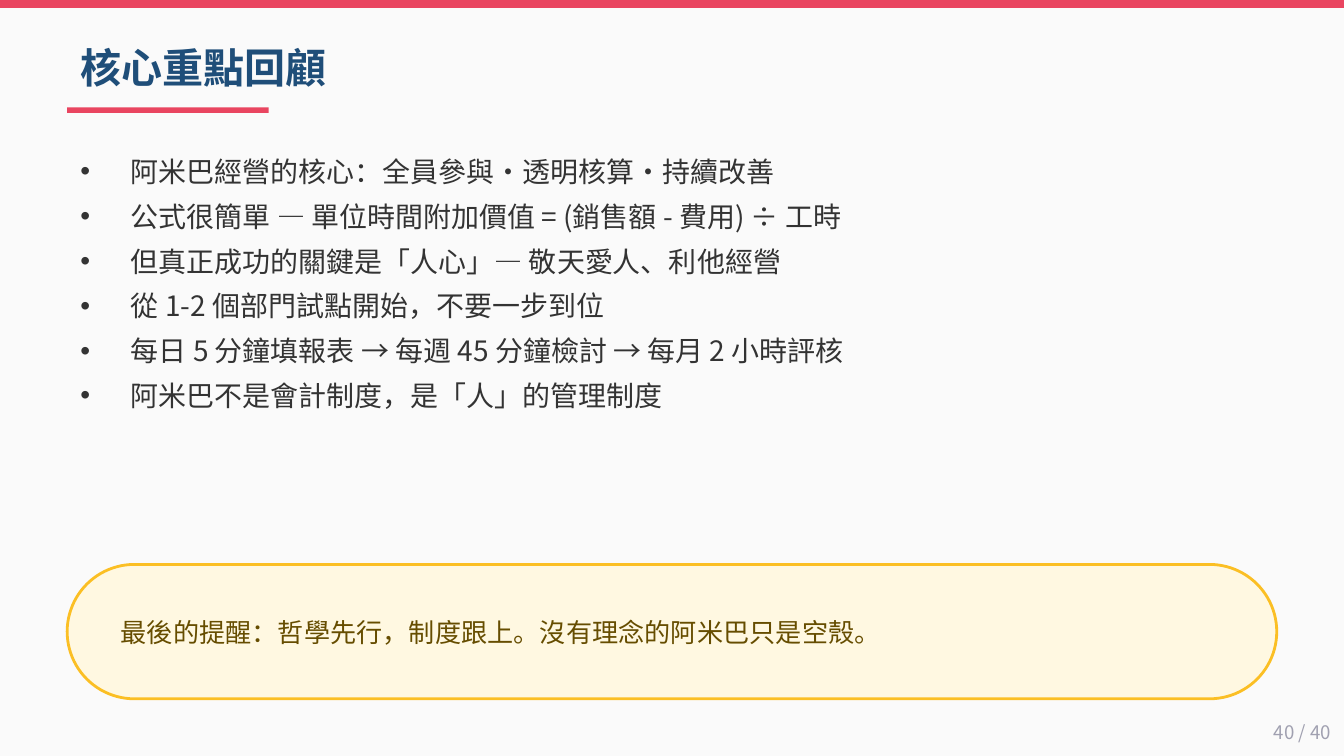
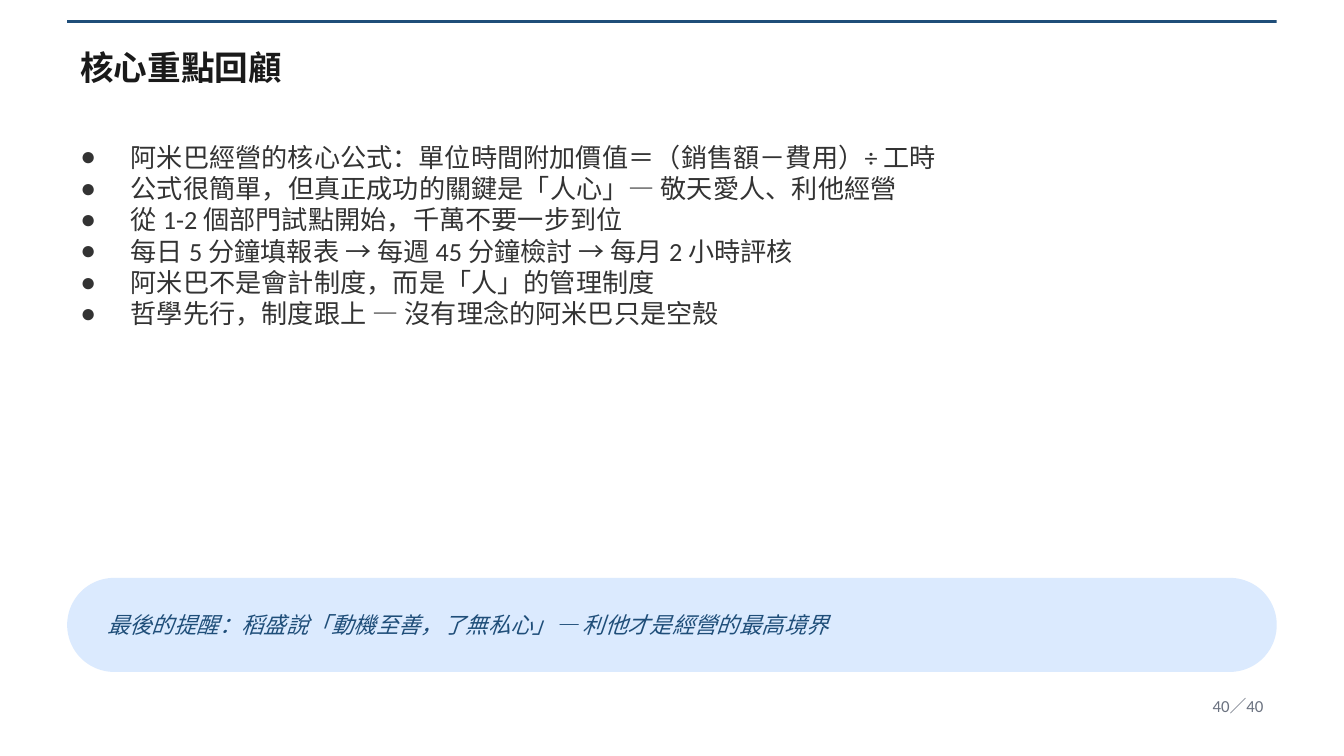
Before and after one commit to Lingo1516/Lingo1516.github.io, a slide deck: slide 40 of 阿米巴經營_40頁完整講義.pptx. Drawn at 1344x756 pixels with LibreOffice and Linux fonts; fonts in the diff are those of the drawing. Boxes give left, top, right and bottom in pixels: in the first picture for what was removed or moved away, otherwise in the second. Text is boxed around its words. In the diff, an @@ line names an element or a change of style, - is before the commit and + after.

Commit message:
update 阿米巴講義 v2 McKinsey style

```diff
--- a/阿米巴經營_40頁完整講義.pptx
+++ b/阿米巴經營_40頁完整講義.pptx
@@ background #FAFAFA to #FFFFFF @@
@@ rectangle: place and size @@
-rectangle at bbox=[0, 0, 1344, 8]
+rectangle at bbox=[67, 20, 1277, 23]
@@ rectangle at bbox=[67, 20, 1277, 23]: fill #E94560 to #1F4E79 @@
@@ text "核心重點回顧" at bbox=[80, 51, 282, 83]: size 22 to 18 pt, font Noto Sans CJK TC to Calibri, text colour #1F4E79 to #1A1A1A @@
@@ rectangle removed at bbox=[67, 108, 269, 113] @@
@@ text "阿米巴經營的核心公式：單位時間附加價值＝（銷售額－費用）÷ 工時": place and size @@
-text "阿米巴經營的核心公式：單位時間附加價值＝（銷售額－費用）÷ 工時" at bbox=[131, 158, 844, 409]
+text "阿米巴經營的核心公式：單位時間附加價值＝（銷售額－費用）÷ 工時" at bbox=[131, 145, 936, 326]
@@ text at bbox=[131, 145, 936, 232]: text changed; size 15 to 14 pt; font Noto Sans CJK TC to Calibri @@
-• 阿米巴經營的核心：全員參與・透明核算・持續改善
-• 公式很簡單 — 單位時間附加價值 = (銷售額 - 費用) ÷ 工時
-• 但真正成功的關鍵是「人心」— 敬天愛人、利他經營
-• 從 1-2 個部門試點開始，不要一步到位
+● 阿米巴經營的核心公式：單位時間附加價值＝（銷售額－費用）÷ 工時
+● 公式很簡單，但真正成功的關鍵是「人心」— 敬天愛人、利他經營
+● 從 1-2 個部門試點開始，千萬不要一步到位
@@ text at bbox=[131, 239, 793, 263]: size 15 to 14 pt, font Noto Sans CJK TC to Calibri in "每日 5 分鐘填報表 → 每週 45 分鐘檢討 ..."; bullet • to ●; less space between paragraphs @@
@@ text at bbox=[131, 270, 719, 326]: text changed; size 15 to 14 pt; font Noto Sans CJK TC to Calibri @@
-• 阿米巴不是會計制度，是「人」的管理制度
+● 阿米巴不是會計制度，而是「人」的管理制度
+● 哲學先行，制度跟上 — 沒有理念的阿米巴只是空殼
@@ rounded rectangle: place and size @@
-rounded rectangle at bbox=[67, 564, 1277, 699]
+rounded rectangle at bbox=[67, 578, 1277, 672]
@@ rounded rectangle at bbox=[67, 578, 1277, 672]: fill #FFF8E1 to #DBEAFE; outline #FBBF24 1.5 pt to none; proportions changed @@
@@ text at bbox=[107, 614, 829, 635]: text changed; size 14 to 12 pt; font Noto Sans CJK TC to Calibri; text colour #664D00 to #1F4E79; italic on @@
-最後的提醒：哲學先行，制度跟上。沒有理念的阿米巴只是空殼。
+最後的提醒：稻盛說「動機至善，了無私心」— 利他才是經營的最高境界
@@ text at bbox=[1213, 698, 1264, 713]: text changed; size 10 to 9 pt; font Noto Sans CJK TC to Calibri; text colour #A0A0B0 to #6B7280 @@
-40 / 40
+40／40
```
Also in this commit, not shown: 39 other slides changed.
